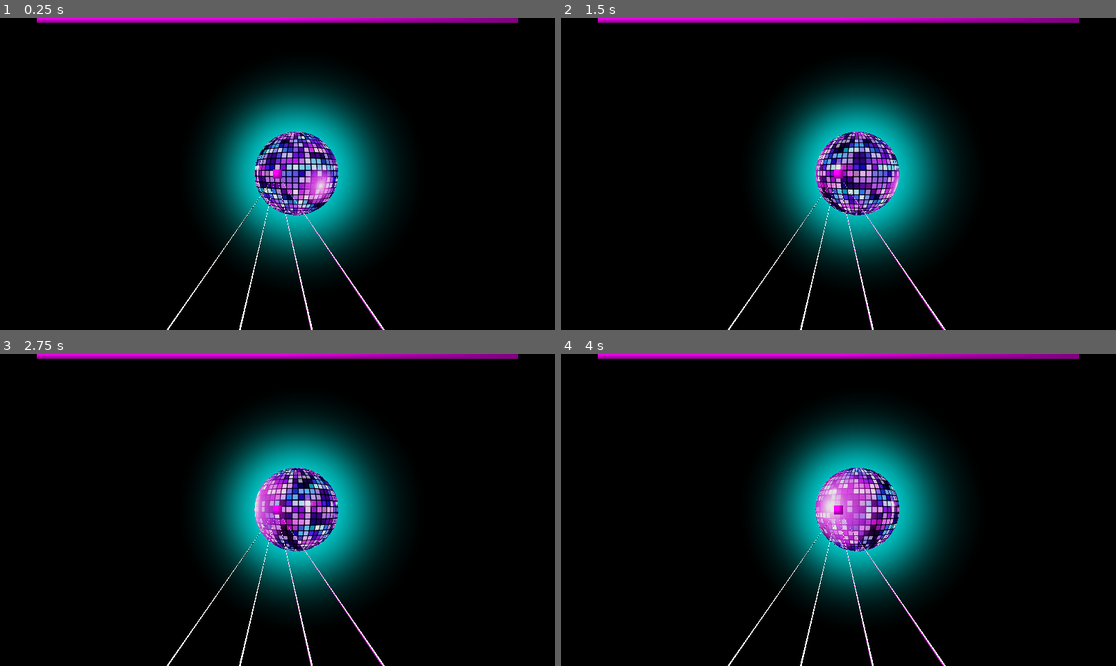
Above: before the commit, frames 1-4 (two rows, left to right).
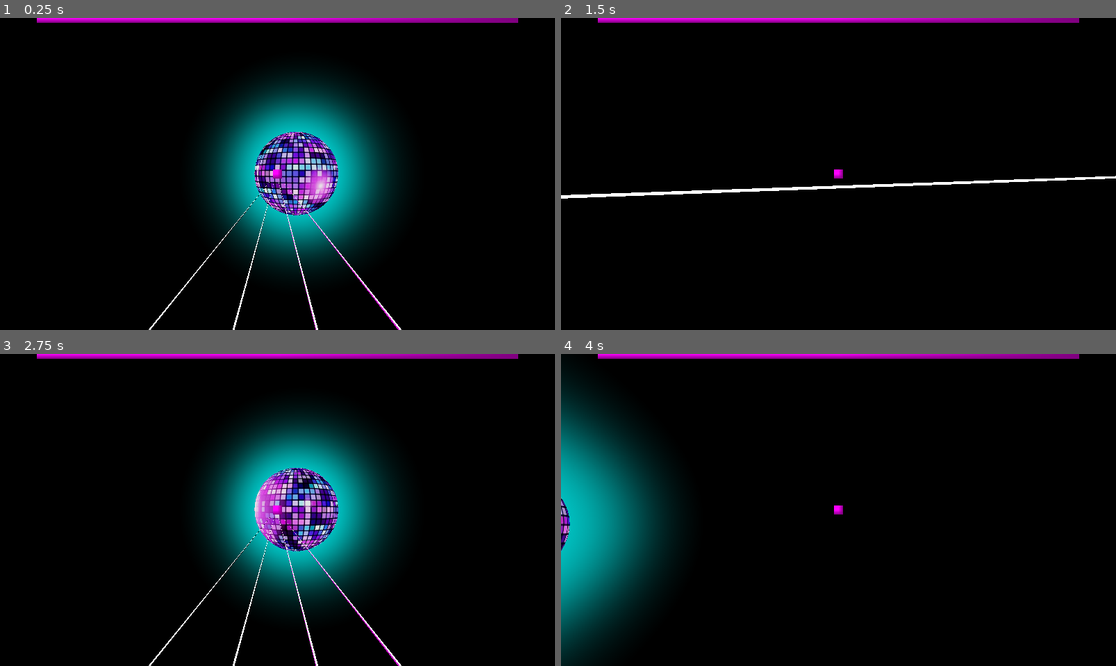
Above: after the commit, the same moments.

Repository: HOMAK13/ritm
Game: Godot game, scene res://main.tscn
Same seed, same stepped clock (60 frames per second), same inputs: the game is played once before the commit and once after it.
Inputs (mouse positions are in pixels of both pictures, inside the frame that each line leads up to):
- Up to frame 1 (0.25 s): no input
- Up to frame 2 (1.5 s): move the mouse to (960, 158) at 0.52 s; move the mouse to (727, 189) at 1.27 s
- Up to frame 3 (2.75 s): move the mouse to (333, 441) at 2.02 s
- Up to frame 4 (4 s): move the mouse to (810, 572) at 2.77 s; move the mouse to (1005, 556) at 3.52 s

The runs differ from the first frame. In frame 1, 0.9% of the frame differs, in the area x 26-73%, y 36-100%; in frame 2, 18%; in frame 3, 0.9%; in frame 4, 30%, in the area x 0-72%, y 8-100%.
Error before the commit: Parse Error: Cannot assign a new value to a constant. (res://player_controller.tscn::GDScript_yv3m6:51)
Error after the commit: Invalid access of index '0' on a base object of type: 'PackedStringArray'. (res://main.gd:214)

Commit message:
Update player_controller.tscn

Diff:
--- a/player_controller.tscn
+++ b/player_controller.tscn
@@ -6,10 +6,10 @@
 const SPEED = 5.0;
 
 const GRAVITY = 9;
-const SENSETIVITY = 0.003;
 const JUMP_TIME = .5;
 
 var is_in_air = false;
+var SENSETIVITY = 0.003;
 
 @onready var head = $Head;
 @onready var camera = $Head/Camera3D
